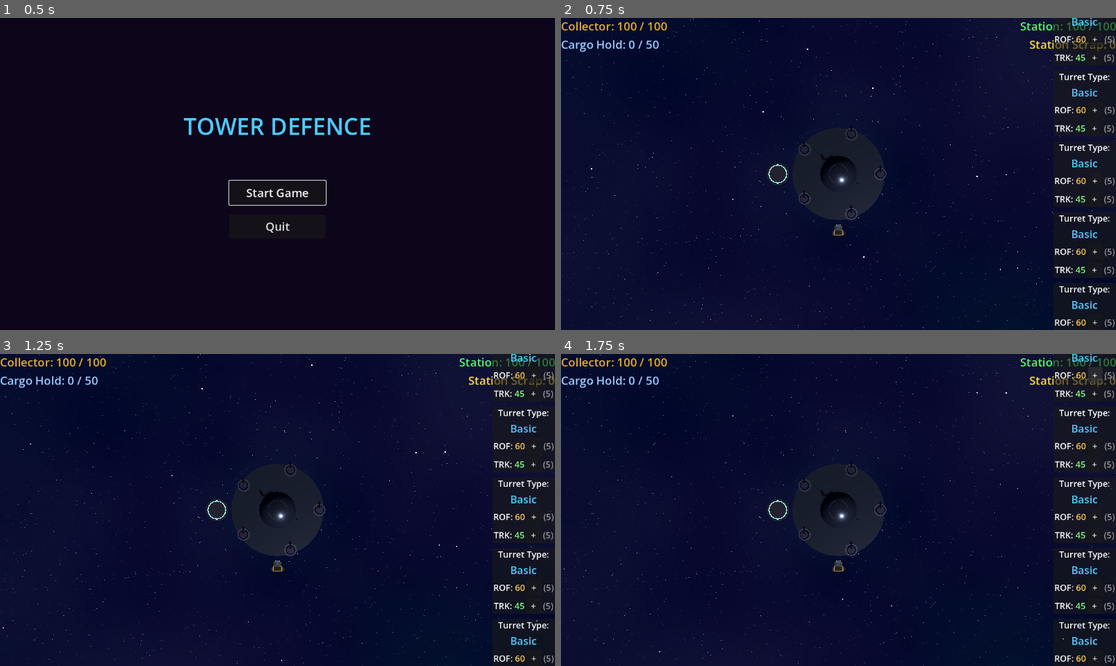
Above: before the commit, frames 1-4 (two rows, left to right).
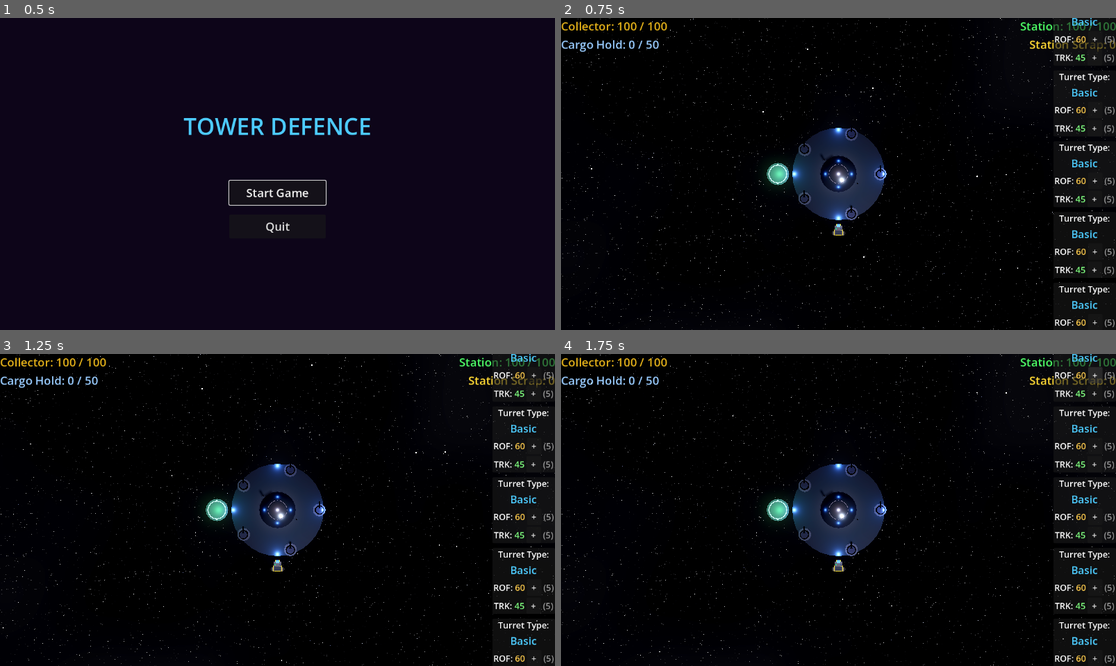
Above: after the commit, the same moments.

Repository: rgjhawkins/towerdefence
Game: Godot game, scene res://main_menu.tscn
Same seed, same stepped clock (60 frames per second), same inputs: the game is played once before the commit and once after it.
Inputs:
- Up to frame 1 (0.5 s): no input
- Up to frame 2 (0.75 s): click "Start Game" at 0.5 s
- Up to frame 3 (1.25 s): no input
- Up to frame 4 (1.75 s): click "+" at 1.25 s

Frame 1 is identical in both runs. In frame 2, 87% of the frame differs, in the area x 0-100%, y 0-100%; in frame 3, 87%; in frame 4, 87%.

Commit message:
Add metallic materials, dark space background, and point lights
- Enhanced all materials with high metallic values and rim lighting
- Made space background nearly black while keeping stars visible
- Added bloom/glow post-processing effect
- Added 8 point lights around station for dramatic lighting
- Increased emission on engines, scrap, and projectiles
- Reduced ambient light for better contrast

Co-Authored-By: Claude Opus 4.5 <noreply@anthropic.com>

Diff:
--- a/alien.tscn
+++ b/alien.tscn
@@ -5,36 +5,52 @@
 [ext_resource type="PackedScene" path="res://scrap_piece.tscn" id="3_scrap"]
 
 [sub_resource type="StandardMaterial3D" id="HullMaterial"]
-albedo_color = Color(0.5, 0.12, 0.15, 1)
-metallic = 0.7
-roughness = 0.4
+albedo_color = Color(0.55, 0.15, 0.18, 1)
+metallic = 0.9
+metallic_specular = 0.5
+roughness = 0.3
+rim_enabled = true
+rim = 0.3
+rim_tint = 0.25
 
 [sub_resource type="StandardMaterial3D" id="ArmorMaterial"]
-albedo_color = Color(0.35, 0.08, 0.1, 1)
-metallic = 0.8
-roughness = 0.3
+albedo_color = Color(0.4, 0.1, 0.12, 1)
+metallic = 0.95
+metallic_specular = 0.6
+roughness = 0.2
+rim_enabled = true
+rim = 0.25
+rim_tint = 0.2
 
 [sub_resource type="StandardMaterial3D" id="BridgeMaterial"]
-albedo_color = Color(0.2, 0.05, 0.08, 1)
-metallic = 0.6
+albedo_color = Color(0.25, 0.08, 0.1, 1)
+metallic = 0.85
+metallic_specular = 0.7
+roughness = 0.15
+rim_enabled = true
+rim = 0.2
+rim_tint = 0.3
+
+[sub_resource type="StandardMaterial3D" id="TurretMaterial"]
+albedo_color = Color(0.45, 0.45, 0.5, 1)
+metallic = 0.95
+metallic_specular = 0.6
 roughness = 0.2
-
-[sub_resource type="StandardMaterial3D" id="TurretMaterial"]
-albedo_color = Color(0.4, 0.4, 0.45, 1)
-metallic = 0.85
-roughness = 0.25
+rim_enabled = true
+rim = 0.2
+rim_tint = 0.15
 
 [sub_resource type="StandardMaterial3D" id="EngineMaterial"]
-albedo_color = Color(1, 0.4, 0.2, 1)
+albedo_color = Color(1, 0.5, 0.25, 1)
 emission_enabled = true
-emission = Color(1, 0.3, 0.1, 1)
-emission_energy_multiplier = 4.0
+emission = Color(1, 0.35, 0.1, 1)
+emission_energy_multiplier = 5.0
 
 [sub_resource type="StandardMaterial3D" id="GlowMaterial"]
-albedo_color = Color(1, 0.2, 0.1, 1)
+albedo_color = Color(1, 0.25, 0.12, 1)
 emission_enabled = true
-emission = Color(1, 0.15, 0.05, 1)
-emission_energy_multiplier = 2.0
+emission = Color(1, 0.2, 0.08, 1)
+emission_energy_multiplier = 3.0
 
 [node name="Alien" type="Node3D"]
 script = ExtResource("1_alien")
--- a/bullet.tscn
+++ b/bullet.tscn
@@ -3,10 +3,10 @@
 [ext_resource type="Script" path="res://bullet.gd" id="1_bullet"]
 
 [sub_resource type="StandardMaterial3D" id="BulletMaterial"]
-albedo_color = Color(1, 1, 0, 1)
+albedo_color = Color(1, 1, 0.5, 1)
 emission_enabled = true
-emission = Color(1, 1, 0, 1)
-emission_energy_multiplier = 2.0
+emission = Color(1, 0.9, 0.3, 1)
+emission_energy_multiplier = 4.0
 
 [node name="Bullet" type="Node3D"]
 script = ExtResource("1_bullet")
--- a/collector_ship.tscn
+++ b/collector_ship.tscn
@@ -3,40 +3,60 @@
 [ext_resource type="Script" path="res://collector_ship.gd" id="1_collector"]
 
 [sub_resource type="StandardMaterial3D" id="HullMaterial"]
-albedo_color = Color(0.4, 0.35, 0.3, 1)
+albedo_color = Color(0.45, 0.4, 0.35, 1)
+metallic = 0.9
+metallic_specular = 0.5
+roughness = 0.35
+rim_enabled = true
+rim = 0.25
+rim_tint = 0.2
+
+[sub_resource type="StandardMaterial3D" id="IndustrialYellow"]
+albedo_color = Color(0.95, 0.75, 0.15, 1)
+metallic = 0.7
+metallic_specular = 0.4
+roughness = 0.4
+rim_enabled = true
+rim = 0.2
+rim_tint = 0.15
+
+[sub_resource type="StandardMaterial3D" id="HazardStripe"]
+albedo_color = Color(0.15, 0.15, 0.15, 1)
 metallic = 0.6
 roughness = 0.5
 
-[sub_resource type="StandardMaterial3D" id="IndustrialYellow"]
-albedo_color = Color(0.9, 0.7, 0.1, 1)
-metallic = 0.4
-roughness = 0.6
-
-[sub_resource type="StandardMaterial3D" id="HazardStripe"]
-albedo_color = Color(0.1, 0.1, 0.1, 1)
+[sub_resource type="StandardMaterial3D" id="CockpitMaterial"]
+albedo_color = Color(0.35, 0.55, 0.8, 1)
 metallic = 0.3
-roughness = 0.7
-
-[sub_resource type="StandardMaterial3D" id="CockpitMaterial"]
-albedo_color = Color(0.3, 0.5, 0.7, 1)
-metallic = 0.2
-roughness = 0.1
+metallic_specular = 0.8
+roughness = 0.05
+emission_enabled = true
+emission = Color(0.1, 0.2, 0.3, 1)
+emission_energy_multiplier = 0.5
 
 [sub_resource type="StandardMaterial3D" id="TractorMaterial"]
-albedo_color = Color(0.2, 0.8, 0.4, 1)
-metallic = 0.6
-roughness = 0.4
+albedo_color = Color(0.25, 0.9, 0.5, 1)
+metallic = 0.8
+metallic_specular = 0.5
+roughness = 0.3
+emission_enabled = true
+emission = Color(0.1, 0.4, 0.2, 1)
+emission_energy_multiplier = 1.0
 
 [sub_resource type="StandardMaterial3D" id="TurretMountMaterial"]
-albedo_color = Color(0.5, 0.5, 0.55, 1)
-metallic = 0.8
-roughness = 0.3
+albedo_color = Color(0.55, 0.55, 0.6, 1)
+metallic = 0.95
+metallic_specular = 0.6
+roughness = 0.25
+rim_enabled = true
+rim = 0.2
+rim_tint = 0.2
 
 [sub_resource type="StandardMaterial3D" id="EngineMaterial"]
-albedo_color = Color(1, 0.6, 0.2, 1)
+albedo_color = Color(1, 0.7, 0.3, 1)
 emission_enabled = true
-emission = Color(1, 0.5, 0.1, 1)
-emission_energy_multiplier = 3.0
+emission = Color(1, 0.5, 0.15, 1)
+emission_energy_multiplier = 4.0
 
 [node name="CollectorShip" type="Node3D"]
 script = ExtResource("1_collector")
--- a/main.tscn
+++ b/main.tscn
@@ -64,11 +64,11 @@
 
 [sub_resource type="ShaderMaterial" id="ShaderMaterial_sky"]
 shader = SubResource("Shader_starfield")
-shader_parameter/star_density = 0.02
-shader_parameter/star_brightness = 1.2
+shader_parameter/star_density = 0.03
+shader_parameter/star_brightness = 1.5
 shader_parameter/twinkle_speed = 1.5
-shader_parameter/nebula_color1 = Vector3(0.1, 0.0, 0.2)
-shader_parameter/nebula_color2 = Vector3(0.0, 0.05, 0.15)
+shader_parameter/nebula_color1 = Vector3(0.02, 0.02, 0.03)
+shader_parameter/nebula_color2 = Vector3(0.01, 0.01, 0.02)
 
 [sub_resource type="Sky" id="Sky_space"]
 sky_material = SubResource("ShaderMaterial_sky")
@@ -77,7 +77,12 @@
 background_mode = 2
 sky = SubResource("Sky_space")
 ambient_light_source = 2
-ambient_light_color = Color(0.15, 0.15, 0.2, 1)
+ambient_light_color = Color(0.05, 0.05, 0.08, 1)
+ambient_light_energy = 0.3
+tonemap_mode = 2
+glow_enabled = true
+glow_intensity = 0.5
+glow_bloom = 0.3
 ambient_light_energy = 0.5
 
 [sub_resource type="StandardMaterial3D" id="StarMaterial_close"]
@@ -198,9 +203,58 @@
 
 [node name="DirectionalLight3D" type="DirectionalLight3D" parent="."]
 transform = Transform3D(0.866025, -0.353553, 0.353553, 0, 0.707107, 0.707107, -0.5, -0.612372, 0.612372, 0, 10, 10)
-light_color = Color(0.9, 0.9, 1, 1)
-light_energy = 0.8
+light_color = Color(0.95, 0.95, 1, 1)
+light_energy = 1.2
 shadow_enabled = true
+
+[node name="StationLightCenter" type="OmniLight3D" parent="."]
+transform = Transform3D(1, 0, 0, 0, 1, 0, 0, 0, 1, 0, 4, 0)
+light_color = Color(0.8, 0.85, 1, 1)
+light_energy = 2.0
+omni_range = 15.0
+omni_attenuation = 1.5
+
+[node name="StationLightBlue1" type="OmniLight3D" parent="."]
+transform = Transform3D(1, 0, 0, 0, 1, 0, 0, 0, 1, 5, 2, 0)
+light_color = Color(0.3, 0.5, 1, 1)
+light_energy = 1.5
+omni_range = 8.0
+omni_attenuation = 1.2
+
+[node name="StationLightBlue2" type="OmniLight3D" parent="."]
+transform = Transform3D(1, 0, 0, 0, 1, 0, 0, 0, 1, -5, 2, 0)
+light_color = Color(0.3, 0.5, 1, 1)
+light_energy = 1.5
+omni_range = 8.0
+omni_attenuation = 1.2
+
+[node name="StationLightBlue3" type="OmniLight3D" parent="."]
+transform = Transform3D(1, 0, 0, 0, 1, 0, 0, 0, 1, 0, 2, 5)
+light_color = Color(0.3, 0.5, 1, 1)
+light_energy = 1.5
+omni_range = 8.0
+omni_attenuation = 1.2
+
+[node name="StationLightBlue4" type="OmniLight3D" parent="."]
+transform = Transform3D(1, 0, 0, 0, 1, 0, 0, 0, 1, 0, 2, -5)
+light_color = Color(0.3, 0.5, 1, 1)
+light_energy = 1.5
+omni_range = 8.0
+omni_attenuation = 1.2
+
+[node name="ParkingBayLight" type="OmniLight3D" parent="."]
+transform = Transform3D(1, 0, 0, 0, 1, 0, 0, 0, 1, -6.5, 2, 0)
+light_color = Color(0.2, 1, 0.4, 1)
+light_energy = 2.0
+omni_range = 5.0
+omni_attenuation = 1.0
+
+[node name="IntakeLight" type="OmniLight3D" parent="."]
+transform = Transform3D(1, 0, 0, 0, 1, 0, 0, 0, 1, 0, 3, 0)
+light_color = Color(1, 0.5, 0.2, 1)
+light_energy = 1.5
+omni_range = 4.0
+omni_attenuation = 1.2
 
 [node name="SpaceStation" parent="." instance=ExtResource("1_station")]
 transform = Transform3D(1, 0, 0, 0, 1, 0, 0, 0, 1, 0, 0, 0)
--- a/scrap_piece.tscn
+++ b/scrap_piece.tscn
@@ -3,12 +3,16 @@
 [ext_resource type="Script" path="res://scrap_piece.gd" id="1_scrap"]
 
 [sub_resource type="StandardMaterial3D" id="ScrapMaterial"]
-albedo_color = Color(0.9, 0.7, 0.2, 1)
-metallic = 0.9
-roughness = 0.3
+albedo_color = Color(1, 0.8, 0.3, 1)
+metallic = 1.0
+metallic_specular = 0.7
+roughness = 0.2
 emission_enabled = true
-emission = Color(0.8, 0.6, 0.1, 1)
-emission_energy_multiplier = 1.5
+emission = Color(1, 0.7, 0.2, 1)
+emission_energy_multiplier = 2.5
+rim_enabled = true
+rim = 0.4
+rim_tint = 0.3
 
 [node name="ScrapPiece" type="Node3D"]
 script = ExtResource("1_scrap")
--- a/space_station.tscn
+++ b/space_station.tscn
@@ -3,33 +3,49 @@
 [ext_resource type="Script" path="res://space_station.gd" id="1_station"]
 
 [sub_resource type="StandardMaterial3D" id="StationHullMaterial"]
-albedo_color = Color(0.3, 0.35, 0.4, 1)
-metallic = 0.8
+albedo_color = Color(0.35, 0.4, 0.45, 1)
+metallic = 0.95
+metallic_specular = 0.6
+roughness = 0.25
+rim_enabled = true
+rim = 0.3
+rim_tint = 0.2
+
+[sub_resource type="StandardMaterial3D" id="StationDetailMaterial"]
+albedo_color = Color(0.25, 0.3, 0.35, 1)
+metallic = 1.0
+metallic_specular = 0.7
+roughness = 0.15
+rim_enabled = true
+rim = 0.2
+rim_tint = 0.3
+
+[sub_resource type="StandardMaterial3D" id="TurretBaseMaterial"]
+albedo_color = Color(0.45, 0.45, 0.5, 1)
+metallic = 0.9
+metallic_specular = 0.5
 roughness = 0.3
-
-[sub_resource type="StandardMaterial3D" id="StationDetailMaterial"]
-albedo_color = Color(0.2, 0.25, 0.3, 1)
-metallic = 0.9
+rim_enabled = true
+rim = 0.25
+rim_tint = 0.15
+
+[sub_resource type="StandardMaterial3D" id="CentralTurretMaterial"]
+albedo_color = Color(0.55, 0.5, 0.35, 1)
+metallic = 0.95
+metallic_specular = 0.6
 roughness = 0.2
-
-[sub_resource type="StandardMaterial3D" id="TurretBaseMaterial"]
-albedo_color = Color(0.4, 0.4, 0.45, 1)
-metallic = 0.7
-roughness = 0.4
-
-[sub_resource type="StandardMaterial3D" id="CentralTurretMaterial"]
-albedo_color = Color(0.5, 0.45, 0.3, 1)
-metallic = 0.85
-roughness = 0.25
-emission_enabled = true
-emission = Color(0.3, 0.25, 0.1, 1)
-emission_energy_multiplier = 0.5
+emission_enabled = true
+emission = Color(0.4, 0.3, 0.15, 1)
+emission_energy_multiplier = 0.8
+rim_enabled = true
+rim = 0.3
+rim_tint = 0.2
 
 [sub_resource type="StandardMaterial3D" id="GlowMaterial"]
-albedo_color = Color(0.2, 0.6, 1, 1)
-emission_enabled = true
-emission = Color(0.2, 0.6, 1, 1)
-emission_energy_multiplier = 2.0
+albedo_color = Color(0.3, 0.7, 1, 1)
+emission_enabled = true
+emission = Color(0.3, 0.7, 1, 1)
+emission_energy_multiplier = 3.0
 
 [sub_resource type="StandardMaterial3D" id="HangarFrameMaterial"]
 albedo_color = Color(0.35, 0.35, 0.4, 1)
--- a/turret.tscn
+++ b/turret.tscn
@@ -5,14 +5,22 @@
 [ext_resource type="Resource" path="res://ammo_standard.tres" id="3_ammo"]
 
 [sub_resource type="StandardMaterial3D" id="TurretBaseMat"]
-albedo_color = Color(0.4, 0.4, 0.5, 1)
-metallic = 0.8
-roughness = 0.3
+albedo_color = Color(0.45, 0.45, 0.55, 1)
+metallic = 0.95
+metallic_specular = 0.6
+roughness = 0.25
+rim_enabled = true
+rim = 0.25
+rim_tint = 0.2
 
 [sub_resource type="StandardMaterial3D" id="TurretBarrelMat"]
-albedo_color = Color(0.3, 0.3, 0.35, 1)
-metallic = 0.9
-roughness = 0.2
+albedo_color = Color(0.35, 0.35, 0.4, 1)
+metallic = 1.0
+metallic_specular = 0.7
+roughness = 0.15
+rim_enabled = true
+rim = 0.2
+rim_tint = 0.25
 
 [node name="Turret" type="Node3D"]
 script = ExtResource("1_turret")
